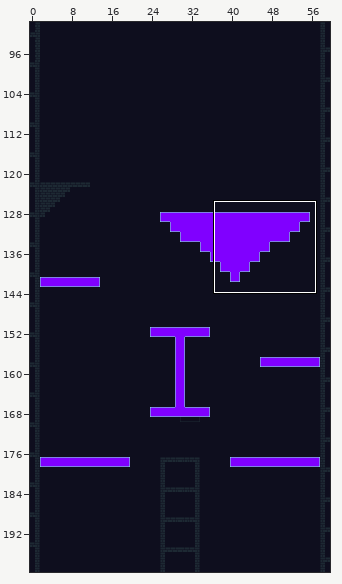
Two versions of a level (Tiled map, assets/tiles_NEW/tilemap.tmx). Above: a wide view before the commit, with the close-up outlined.
Close-up. Before:
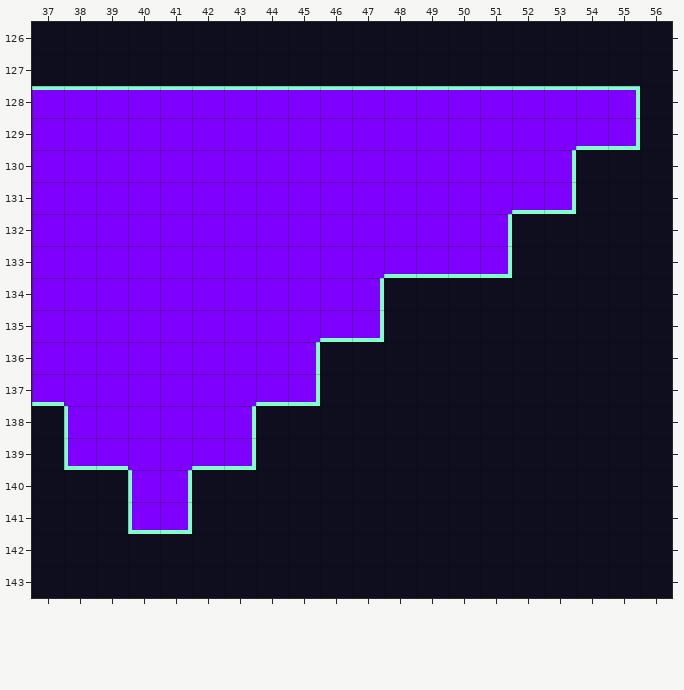
Cells are 8x8 px. Shown: x 37..56, y 126..143. The commit also changed other parts of the map, which this record leaves out. The old version is drawn lined up with the new one.
After the commit:
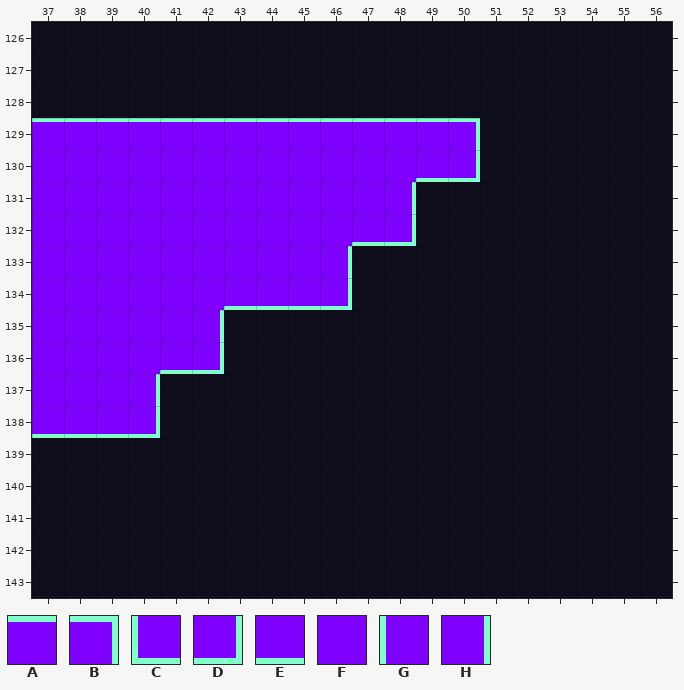
Key: from "tileset": A 287, B 289, C 346, D 347, E 351, F 359, G 606, H 609.
_ is an empty cell.
The exact change:
map size 60x120 -> 60x200 cells (old content now starts at 0,80; both pictures use the new coordinates)
Layer "Blue":
Tile F gives way to tile A in row 129 at x 37 to 49.
Tile F gives way to tile B in row 129 at x 50.
Tile F gives way to tile D in row 130 at x 50; in row 132 at x 48; in row 134 at x 46; in row 136 at x 42; in row 138 at x 40.
Tile F gives way to tile E in row 130 at x 49; in row 132 at x 47; in row 134 at x 43 to 45; in row 136 at x 41; in row 138 at x 39.
Tile G gives way to tile E in row 138 at x 38.
The edit adds tile E in row 138 at x 37.
Tile E gives way to tile F in row 137 at x 37.
Tile F gives way to tile H in row 131 at x 48; in row 133 at x 46; in row 135 at x 42; in row 137 at x 40.
Tile A is removed in row 128 at x 37 to 54.
Tile B is removed in row 128 at x 55.
Tile C is removed in row 139 at x 38; in row 141 at x 40.
Tile D is removed in row 129 at x 55; in row 131 at x 53; in row 133 at x 51; in row 135 at x 47; in row 137 at x 45; in row 139 at x 43.
Tile D is removed in row 141 at x 41.
Tile E is removed in row 129 at x 54; in row 131 at x 52; in row 133 at x 48 to 50; in row 135 at x 46; in row 137 at x 44; in row 139 at x 39 and 42.
Tile F is removed in row 129 at x 51 to 53; in row 130 at x 51 to 52; in row 131 at x 49 to 51; in row 132 at x 49 to 50; in row 133 at x 47; in row 135 at x 43 to 45.
Tile F is removed in row 136 at x 43 to 44; in row 137 at x 41 to 43; in row 138 at x 41 to 42; in row 139 at x 40 to 41.
Tile G is removed in row 140 at x 40.
Tile H is removed in row 130 at x 53; in row 132 at x 51; in row 134 at x 47; in row 136 at x 45; in row 138 at x 43; in row 140 at x 41.
Changed places in both close-ups, as pixel boxes (x1, y1, x2, y2):
changed: (32, 86, 640, 534)
